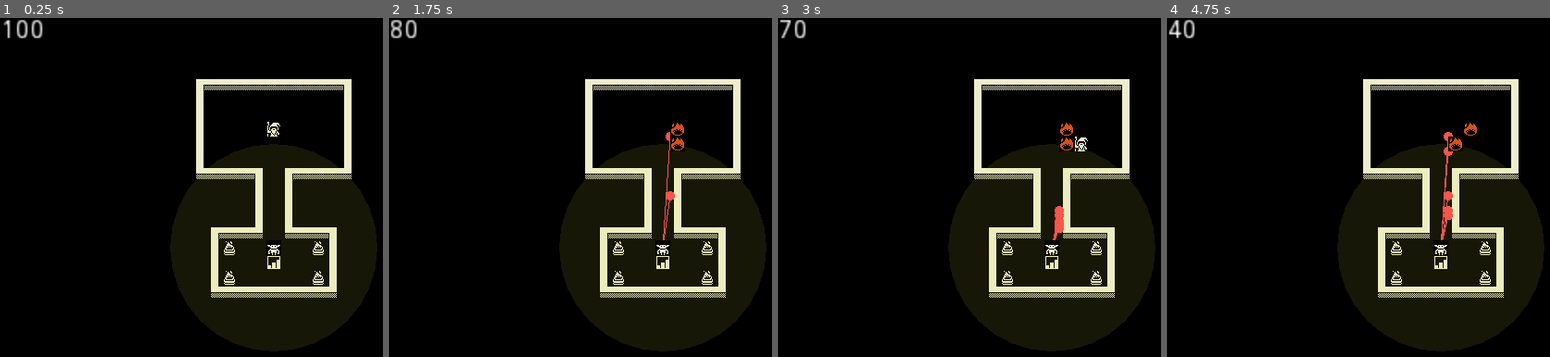
Above: before the commit, frames 1-4 (left to right).
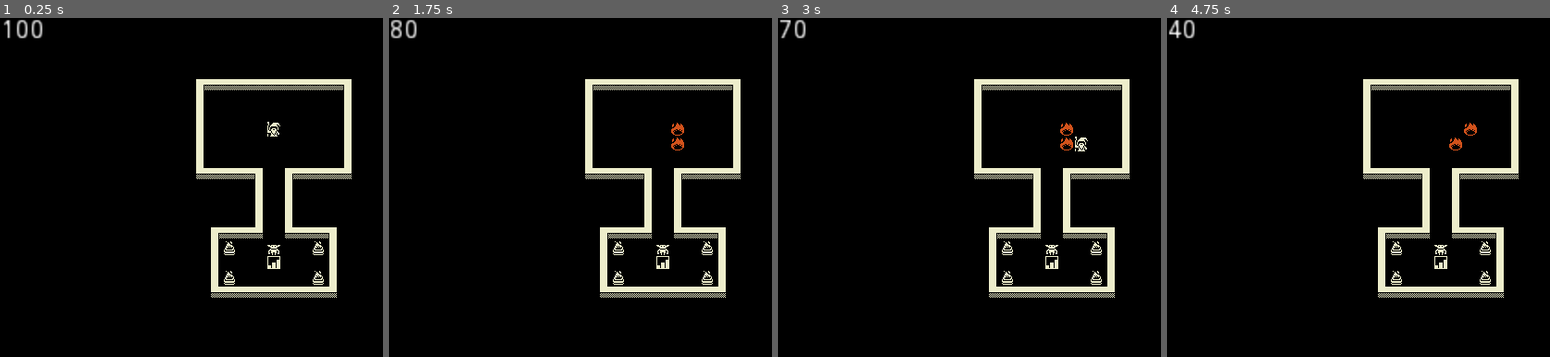
Above: after the commit, the same moments.

Repository: mattherman/7drl-2020
Game: Godot game, scene res://Main.tscn
Two runs of this game, one before a commit and one after it. Both use one fixed random seed, a clock stepped at 60 frames per second and the inputs below.
Inputs:
- Up to frame 1 (0.25 s): no input
- Up to frame 2 (1.75 s): tap Enter (ui_accept) at 0.5, 0.77, 1.25, 1.52 s; hold Right (ui_right) 0.53-1.28 s; hold Z (cast_1) 0.53-1.28 s; hold Down (ui_down) from 1.28 s (still down); tap Z (cast_1) at 1.35 s
- Up to frame 3 (3 s): tap Enter (ui_accept) at 2 s; release Down (ui_down) at 2.03 s; hold Right (ui_right) 2.03-2.78 s; hold Z (cast_1) 2.03-2.78 s; hold Up (ui_up) from 2.78 s (still down); tap Z (cast_1) at 2.85 s
- Up to frame 4 (4.75 s): tap Enter (ui_accept) at 3.02, 3.5, 3.77, 4.25, 4.52 s; release Up (ui_up) at 3.53 s; hold Z (cast_1) 3.53-4.28 s; hold Left (ui_left) from 3.53 s (still down); tap Z (cast_1) at 4.35 s

The runs differ from the first frame. In frame 2, 0.2% of the frame differs, in the area x 71-75%, y 33-66%; in frame 3, 0.2%; in frame 4, 0.3%.

Commit message:
A* pathfinding

Diff:
--- /dev/null
+++ b/Debug.gd
@@ -0,0 +1,5 @@
+extends Node
+
+var show_paths = false
+var show_visibility_range = false
+var show_visibility_rays = false
--- a/Enemy.gd
+++ b/Enemy.gd
@@ -4,10 +4,15 @@
 
 var vis_color = Color(.867, .91, .247, 0.1)
 var laser_color = Color(1.0, .329, .298)
+var path_color = Color.cornflower
 
-var health = 15
+var pathfinder: Pathfinder
+
+export (int) var health = 15
 export (int) var detect_radius = 7
+export (int) var speed = 2
 var target
+var path
 var hit_pos
 
 func _ready():
@@ -19,13 +24,18 @@
 	$Visibility/CollisionShape2D.shape = shape
 
 func _draw():
-	draw_circle(Vector2(), detect_radius * tile_size, vis_color)
-	if target:
+	if Debug.show_visibility_range:
+		draw_circle(Vector2(), detect_radius * tile_size, vis_color)
+	if target && Debug.show_visibility_rays:
 		for hit in hit_pos:
-			draw_circle((hit - position).rotated(-rotation), 5, laser_color)
+			draw_circle((hit - position).rotated(-rotation), tile_size/6, laser_color)
 			draw_line(Vector2(), (hit - position).rotated(-rotation), laser_color)
+	if path && Debug.show_paths:
+		for pos in path:
+			draw_circle(pos - position, tile_size/4, path_color)
 
-func start(pos):
+func start(pos, pf):
+	pathfinder = pf
 	position = pos.snapped(Vector2.ONE * tile_size)
 	position += Vector2.ONE * tile_size/2
 	show()
@@ -34,7 +44,9 @@
 	if health <= 0:
 		queue_free()
 	if target && is_target_visible():
-		pursue_player()
+		path = pathfinder.find_path(position, target.position)
+	if path:
+		pursue_target()
 	update()
 
 func is_target_visible():
@@ -54,8 +66,19 @@
 				return true
 	return false
 
-func pursue_player():
-	print("enemy: pursue")
+func pursue_target():
+	print("enemy: pursuing")
+	print(path)
+
+func can_move(pos):
+	var space_state = get_world_2d().direct_space_state
+	var result = space_state.intersect_ray(position,
+				pos, [self], collision_mask, true, true)
+	if result:
+		print(result.collider)
+		return false
+	else:
+		return true
 
 func damage_received(damage):
 	health = max(health - damage, 0)
--- a/Enemy.tscn
+++ b/Enemy.tscn
@@ -20,7 +20,8 @@
 [node name="CollisionShape2D" type="CollisionShape2D" parent="."]
 shape = SubResource( 1 )
 
-[node name="LineOfSightRay" type="RayCast2D" parent="."]
+[node name="CollisionRay" type="RayCast2D" parent="."]
+collision_mask = 3
 
 [node name="Visibility" type="Area2D" parent="."]
 collision_layer = 8
--- a/Main.gd
+++ b/Main.gd
@@ -1,11 +1,21 @@
 extends Node
 
 export (PackedScene) var Enemy
+var pathfinder
+
+func _unhandled_input(event):
+	if event.is_action_pressed("toggle_show_paths"):
+		Debug.show_paths = !Debug.show_paths
+	if event.is_action_pressed("toggle_show_visibility_range"):
+		Debug.show_visibility_range = !Debug.show_visibility_range
+	if event.is_action_pressed("toggle_show_visibility_rays"):
+		Debug.show_visibility_rays = !Debug.show_visibility_rays
 
 func _ready():
+	pathfinder = Pathfinder.new($TileMap)
 	var enemy = Enemy.instance()
 	add_child(enemy)
-	enemy.start($EnemyStartPosition.position)
+	enemy.start($EnemyStartPosition.position, pathfinder)
 	$Player.start($StartPosition.position)
 
 func _on_Player_action_completed():
--- /dev/null
+++ b/Pathfinder.gd
@@ -0,0 +1,64 @@
+var map: TileMap
+var tile_size = Constants.TILE_SIZE
+const directions = [
+	Vector2.RIGHT,
+	Vector2.LEFT,
+	Vector2.UP,
+	Vector2.DOWN,
+#	Vector2.UP + Vector2.RIGHT,
+#	Vector2.UP + Vector2.LEFT,
+#	Vector2.DOWN + Vector2.RIGHT,
+#	Vector2.DOWN + Vector2.LEFT
+]
+
+class_name Pathfinder
+func _init(m):
+	map = m
+
+func find_path(start_pos, end_pos):
+	var came_from = { start_pos: null }
+	var cost_so_far = { start_pos: 0 }
+
+	var frontier = [PriorityNode.new(start_pos, 0)]
+	var current
+	while !frontier.empty():
+		current = frontier.pop_front().position
+		if current == end_pos:
+			break
+		for next_pos in get_neighbors(current):
+			var new_cost = cost_so_far[current] + 1
+			if !cost_so_far.has(next_pos) || new_cost < cost_so_far[next_pos]:
+				cost_so_far[next_pos] = new_cost
+				var priority = new_cost + heuristic(end_pos, next_pos)
+				frontier.append(PriorityNode.new(next_pos, priority))
+				came_from[next_pos] = current
+		frontier.sort_custom(PrioritySort, "sort_ascending")
+
+	var path = [current]
+	var prev = came_from[current]
+	while prev != null:
+		path.push_front(prev)
+		prev = came_from[prev]
+	return path
+
+func get_neighbors(pos):
+	var neighbors = []
+	for dir in directions:
+		var neighbor = pos + (dir * tile_size)
+		if map.get_cellv(neighbor) == TileMap.INVALID_CELL:
+			neighbors.append(neighbor)
+	return neighbors
+
+func heuristic(a: Vector2, b: Vector2):
+	return a.distance_to(b)
+
+class PriorityNode:
+	var position: Vector2
+	var priority: int
+	func _init(node_pos, node_priority):
+		position = node_pos
+		priority = node_priority
+
+class PrioritySort:
+	static func sort_ascending(a, b):
+		return a.priority < b.priority
--- a/project.godot
+++ b/project.godot
@@ -9,12 +9,18 @@
 config_version=4
 
 _global_script_classes=[ {
+"base": "Reference",
+"class": "Pathfinder",
+"language": "GDScript",
+"path": "res://Pathfinder.gd"
+}, {
 "base": "Area2D",
 "class": "Player",
 "language": "GDScript",
 "path": "res://Player.gd"
 } ]
 _global_script_class_icons={
+"Pathfinder": "",
 "Player": ""
 }
 
@@ -26,6 +32,7 @@
 [autoload]
 
 Constants="*res://Constants.gd"
+Debug="*res://Debug.gd"
 
 [display]
 
@@ -92,6 +99,21 @@
 "events": [ Object(InputEventKey,"resource_local_to_scene":false,"resource_name":"","device":0,"alt":false,"shift":false,"control":false,"meta":false,"command":false,"pressed":false,"scancode":16777355,"unicode":0,"echo":false,"script":null)
  ]
 }
+toggle_show_paths={
+"deadzone": 0.5,
+"events": [ Object(InputEventKey,"resource_local_to_scene":false,"resource_name":"","device":0,"alt":false,"shift":false,"control":true,"meta":false,"command":true,"pressed":false,"scancode":49,"unicode":0,"echo":false,"script":null)
+ ]
+}
+toggle_show_visibility_range={
+"deadzone": 0.5,
+"events": [ Object(InputEventKey,"resource_local_to_scene":false,"resource_name":"","device":0,"alt":false,"shift":false,"control":true,"meta":false,"command":true,"pressed":false,"scancode":50,"unicode":0,"echo":false,"script":null)
+ ]
+}
+toggle_show_visibility_rays={
+"deadzone": 0.5,
+"events": [ Object(InputEventKey,"resource_local_to_scene":false,"resource_name":"","device":0,"alt":false,"shift":false,"control":true,"meta":false,"command":true,"pressed":false,"scancode":51,"unicode":0,"echo":false,"script":null)
+ ]
+}
 
 [layer_names]
 
